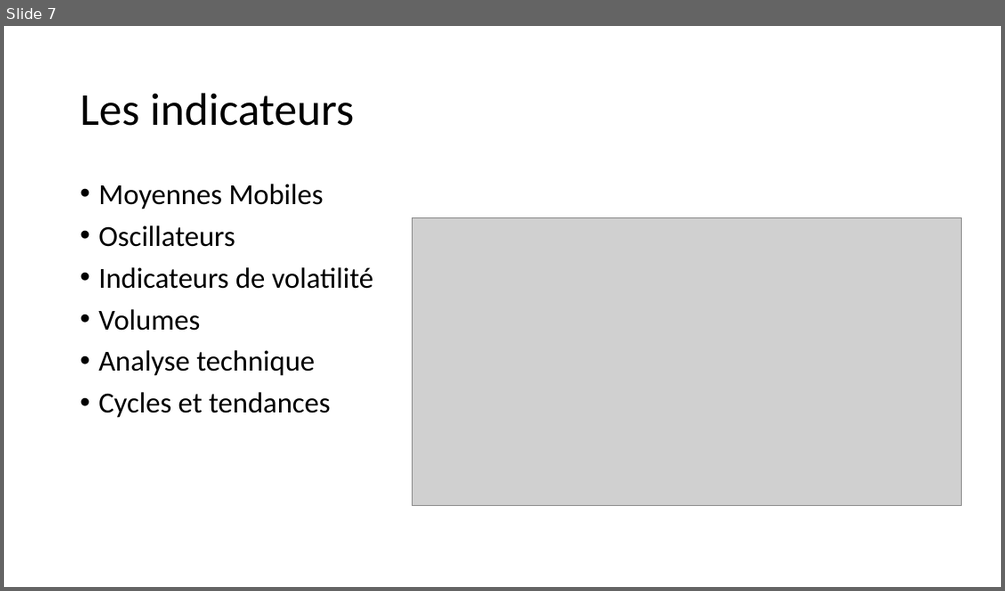
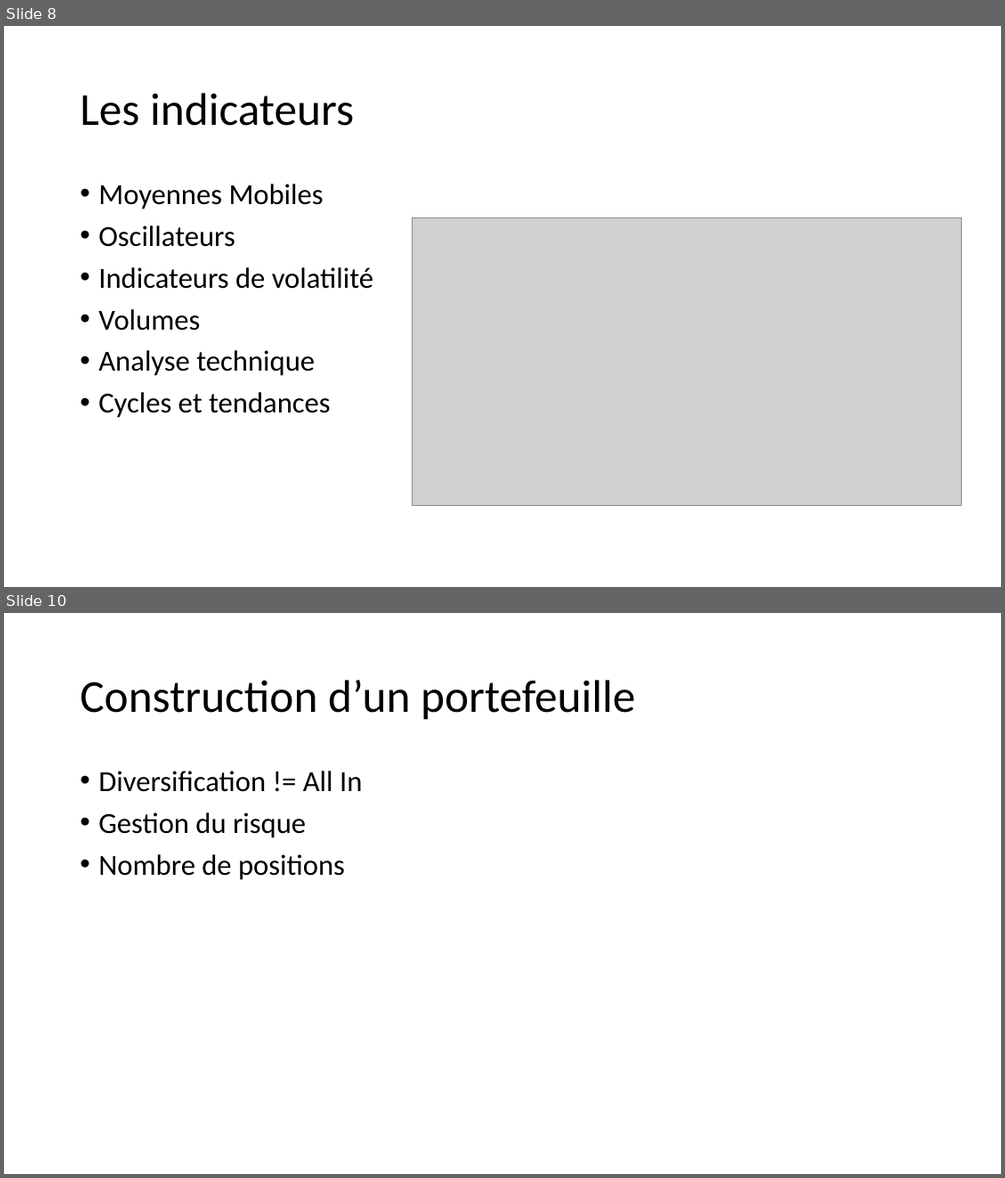
Before and after one commit to dadelcarbo/UltimateChartistRoot, a slide deck: Formation/Formation Bourse.pptx. Shown one above the other, each under a label of ours: slide 7 before the commit, slides 8 and 10 after it; the slides between them are not shown. The pictures are 1005x591 and 1005x1178 pixels, drawn with LibreOffice and Linux fonts; fonts in the diff are those of the drawing; grey boxes stand for pictures. Boxes give left, top, right and bottom in pixels: in the first picture for what was removed or moved away, otherwise in the second. Text is boxed around its words. In the diff, an @@ line names an element or a change of style, - is before the commit and + after.

```diff
--- a/Formation/Formation Bourse.pptx
+++ b/Formation/Formation Bourse.pptx
@@ slide 10 added at box(4, 613, 1001, 1174), background #FFFFFF @@
@@ title added at box(80, 680, 635, 720), 44 pt, text #000000 @@
+Construction d’un portefeuille
@@ text added at box(98, 771, 362, 880), 28 pt, text #000000 @@
+• Diversification != All In
+• Gestion du risque
+• Nombre de positions
@@ what was slide 7 is now slide 8 @@
```
Also in this commit, not shown: 2 slides changed, 4 other slides added, 2 slides removed, 16 other files.
